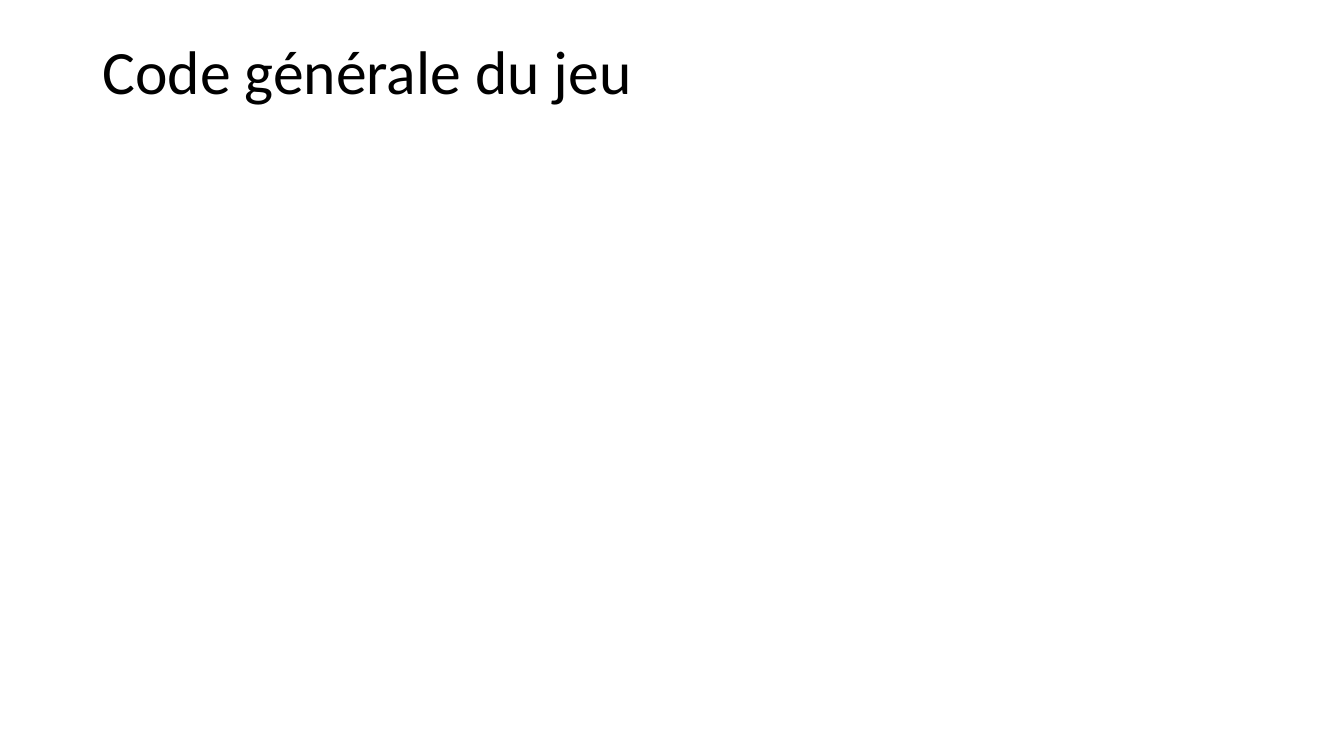
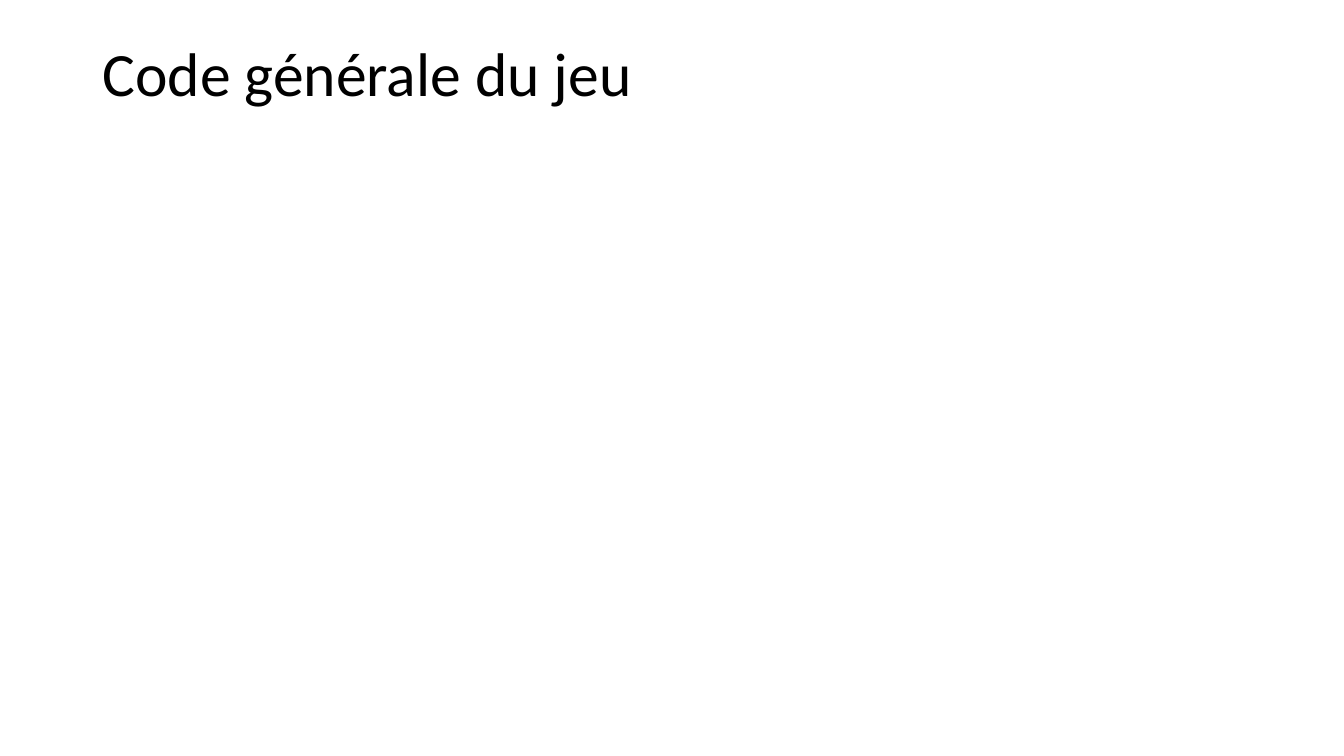
Before and after one commit to AlexandrEpita/Bizarre-Chess-Adventure, a slide deck: slide 6 of diapo soutenance.odp. Drawn at 1344x756 pixels with LibreOffice and Linux fonts; fonts in the diff are those of the drawing. Boxes give left, top, right and bottom in pixels: in the first picture for what was removed or moved away, otherwise in the second. Text is boxed around its words. In the diff, an @@ line names an element or a change of style, - is before the commit and + after.

```diff
--- a/diapo soutenance.odp
+++ b/diapo soutenance.odp
@@ title "Code générale du jeu" at (102,53,632,107): line spacing 0.8 to 0.9 @@
```
Also in this commit, not shown: 6 other slides changed, 1 other file.
